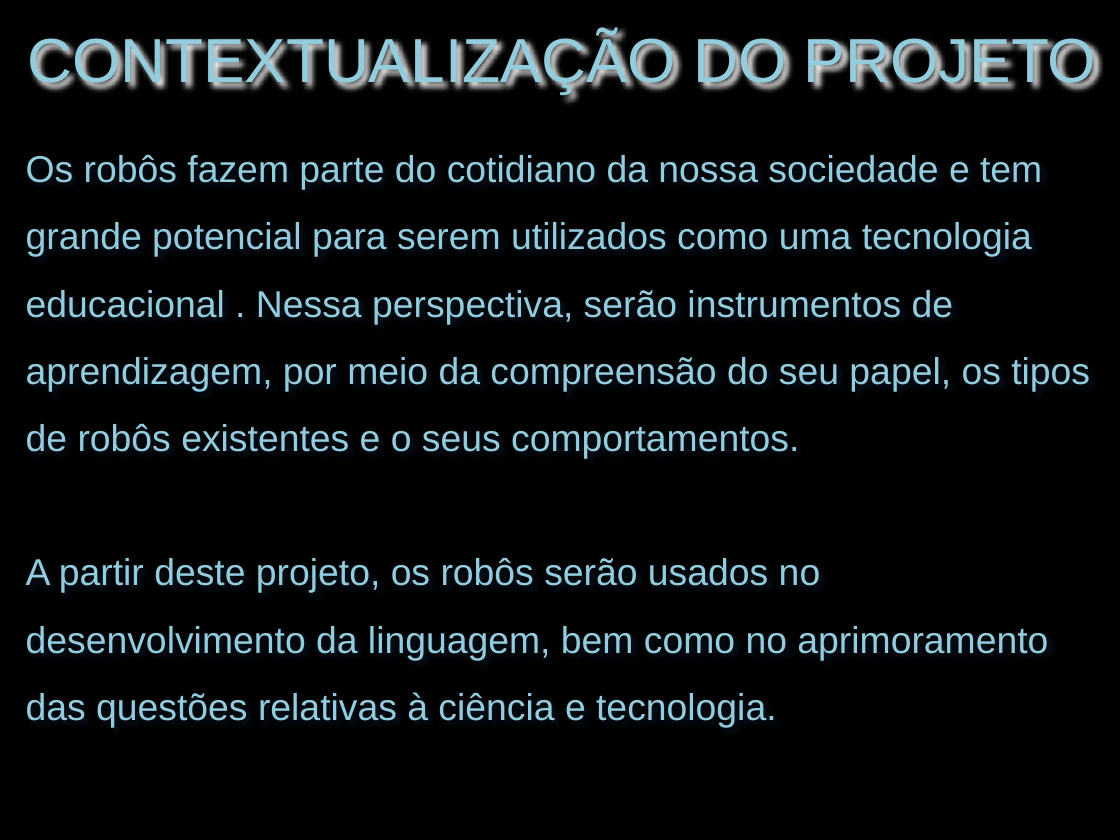
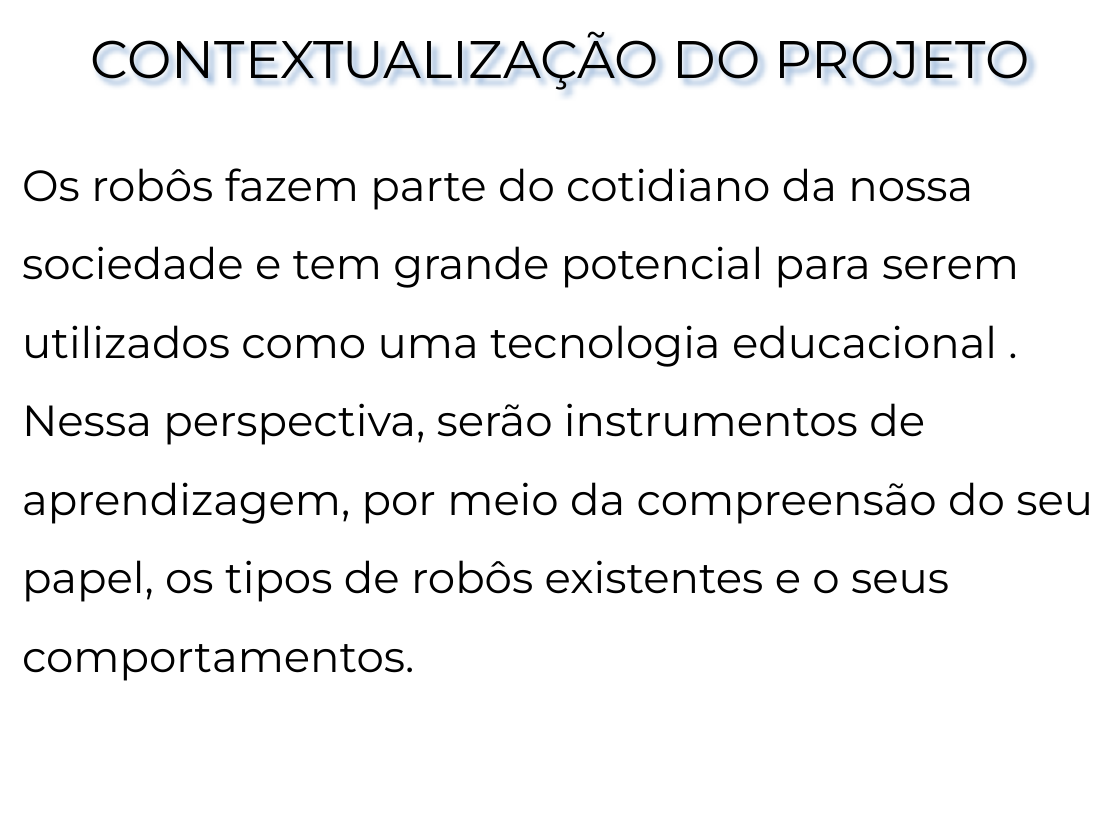
Before and after one commit to sousamaf/Air_steps, a slide deck: slide 2 of doc/Apresentação/1aApresentação Sta Cruz.pptx (slide 3 before the commit). Drawn at 1120x840 pixels with LibreOffice and Linux fonts; fonts in the diff are those of the drawing; background and template pictures are left out. Boxes give left, top, right and bottom in pixels: in the first picture for what was removed or moved away, otherwise in the second. Text is boxed around its words. In the diff, an @@ line names an element or a change of style, - is before the commit and + after.

Commit message:
Apresentação Final
Para envio

```diff
--- a/doc/Apresentação/1aApresentação Sta Cruz.pptx
+++ b/doc/Apresentação/1aApresentação Sta Cruz.pptx
@@ background #000000 to #FFFFFF @@
@@ title "CONTEXTUALIZAÇÃO DO PROJETO" moved from (x1=27, y1=32, x2=1096, y2=93) to (x1=91, y1=31, x2=1030, y2=90) @@
@@ title "CONTEXTUALIZAÇÃO DO PROJETO" at (x1=91, y1=31, x2=1030, y2=90): size 40 to 34 pt, font Arial to Montserrat, text colour #93CDDD to #000000 @@
@@ text "Os robôs fazem parte do ..." moved from (x1=26, y1=155, x2=1090, y2=728) to (x1=22, y1=168, x2=1093, y2=681) @@
@@ text "Os robôs fazem parte do ..." at (x1=22, y1=168, x2=1093, y2=681): size 24 to 28 pt, font Arial to Montserrat, text colour #93CDDD to #000000 @@
@@ text at (x1=26, y1=558, x2=1048, y2=728): paragraph removed @@
-A partir deste projeto, os robôs serão usados no desenvolvimento da linguagem, bem como no aprimoramento das questões relativas à ciência e tecnologia.
```
Also in this commit, not shown: 5 other slides changed, 4 slides added, 3 slides removed, 16 other files.
